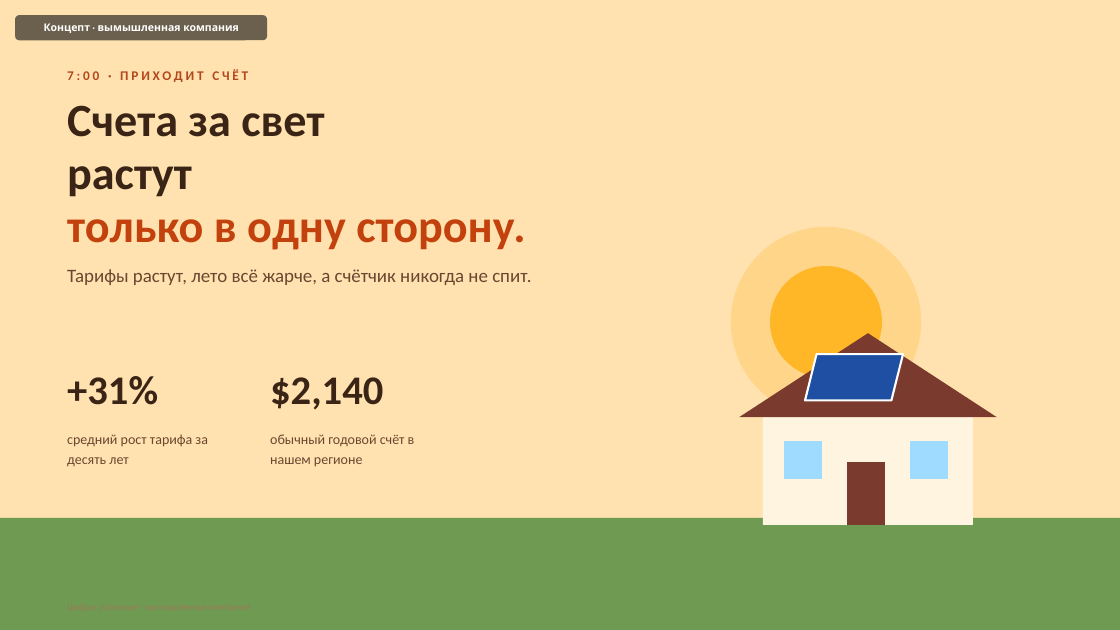
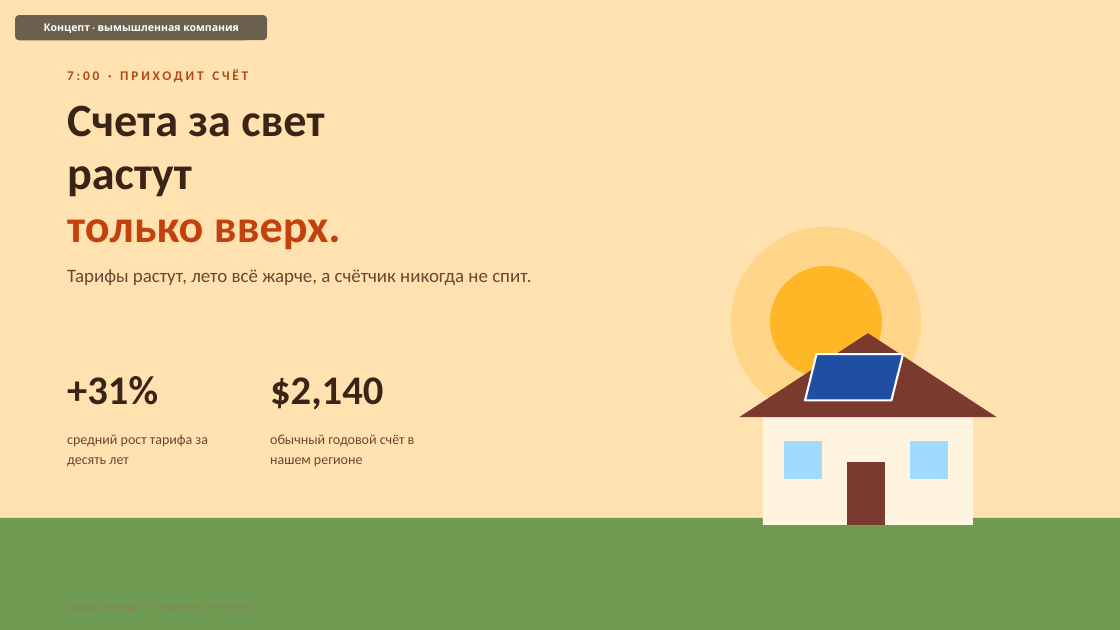
Before and after one commit to nikitakustov123/education-decks, a slide deck: slide 2 of ru/pptx/07-helio-solar.pptx. Drawn at 1120x630 pixels with LibreOffice and Linux fonts; fonts in the diff are those of the drawing. Boxes give left, top, right and bottom in pixels: in the first picture for what was removed or moved away, otherwise in the second. Text is boxed around its words. In the diff, an @@ line names an element or a change of style, - is before the commit and + after.

```diff
--- a/ru/pptx/07-helio-solar.pptx
+++ b/ru/pptx/07-helio-solar.pptx
@@ text at (67,219,341,250): text changed @@
-только в одну сторону.
+только вверх.
```
Also in this commit, not shown: 1 other slide changed, 9 other files.
